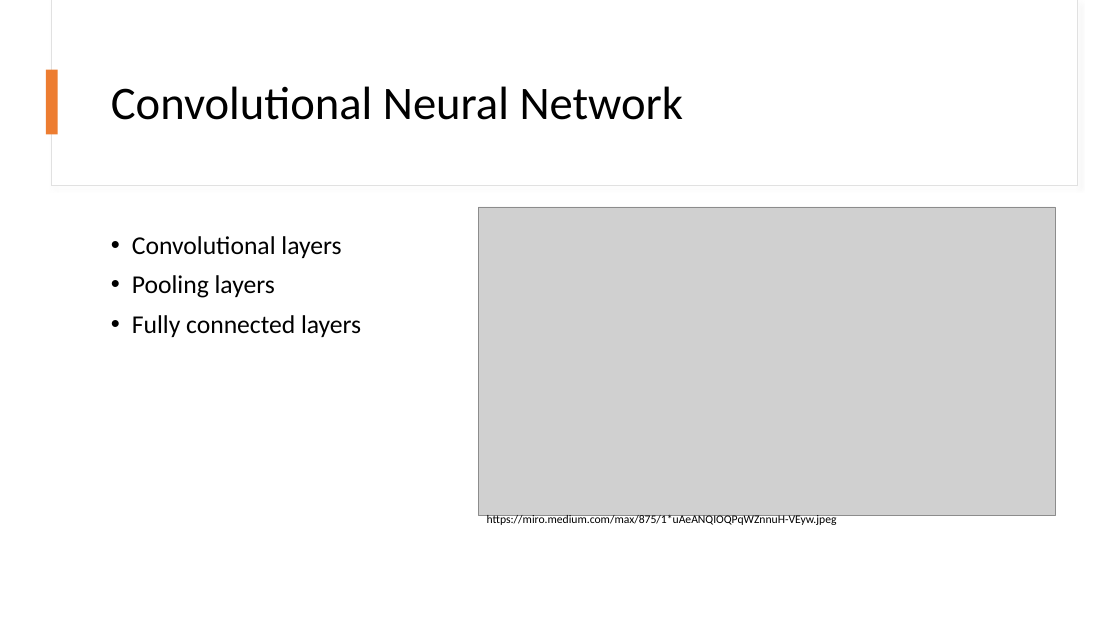
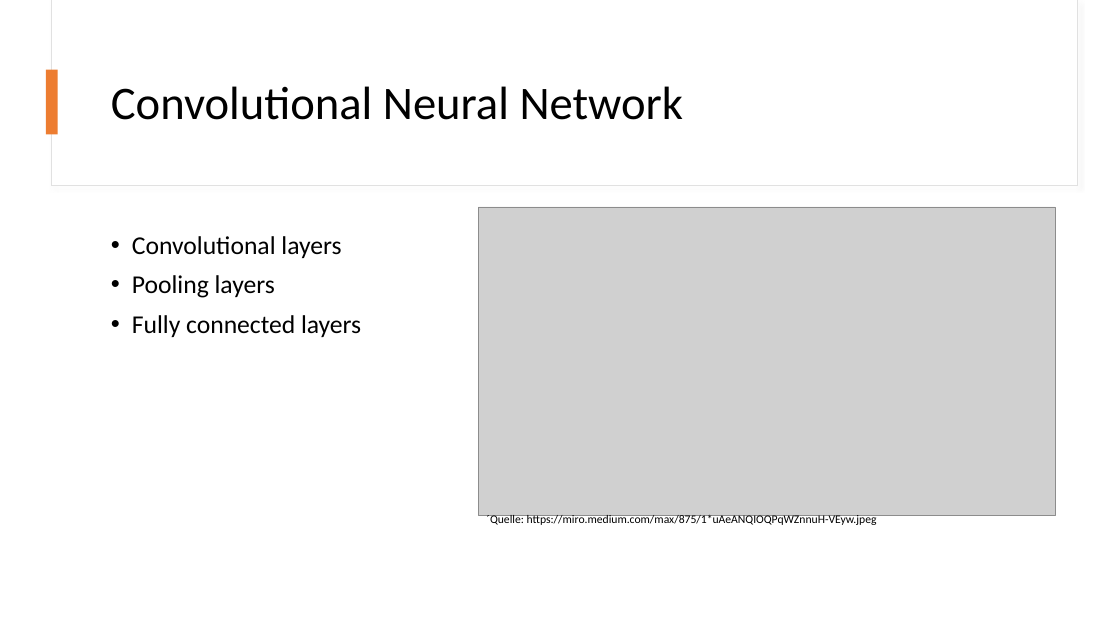
Before and after one commit to Brebeck-Jan/chessmaster, a slide deck: slide 10 of Präsentationen/Abschlusspräsentation/Chessmaster_Abschluss.pptx. Drawn at 1120x630 pixels with LibreOffice and Linux fonts; fonts in the diff are those of the drawing; grey boxes stand for pictures. Boxes give left, top, right and bottom in pixels: in the first picture for what was removed or moved away, otherwise in the second. Text is boxed around its words. In the diff, an @@ line names an element or a change of style, - is before the commit and + after.

```diff
--- a/Präsentationen/Abschlusspräsentation/Chessmaster_Abschluss.pptx
+++ b/Präsentationen/Abschlusspräsentation/Chessmaster_Abschluss.pptx
@@ text at box(487, 515, 877, 526): text changed @@
-https://miro.medium.com/max/875/1*uAeANQIOQPqWZnnuH-VEyw.jpeg
+´Quelle: https://miro.medium.com/max/875/1*uAeANQIOQPqWZnnuH-VEyw.jpeg
```
Also in this commit, not shown: 4 other slides changed, 4 slides added, 5 slides removed.
